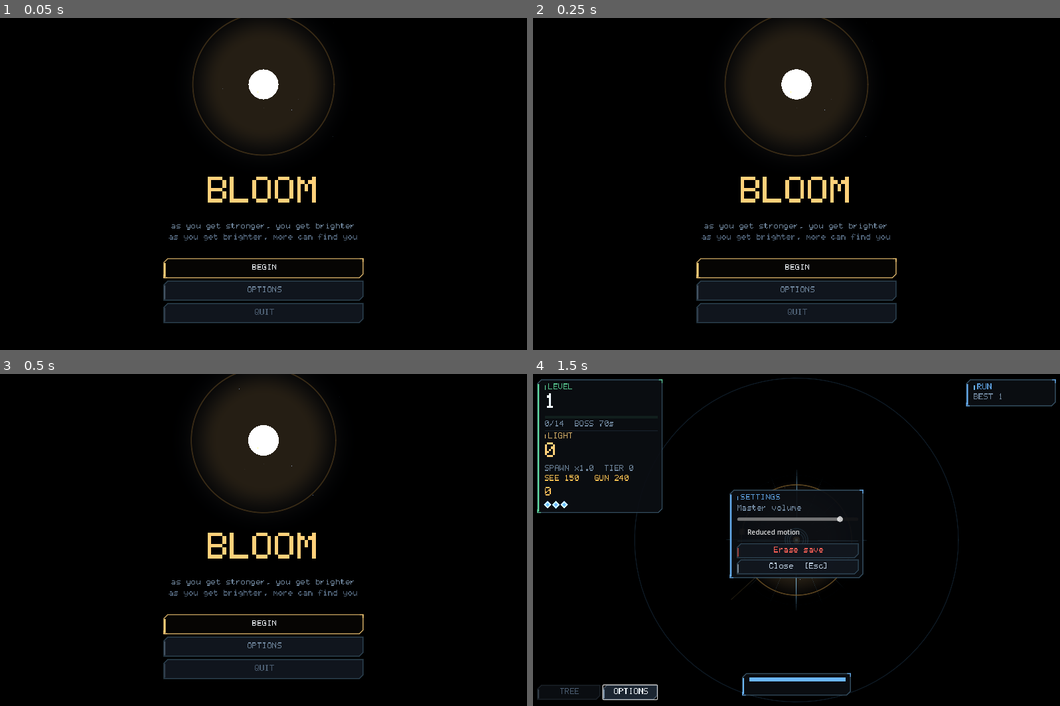
Above: before the commit, frames 1-4 (two rows, left to right).
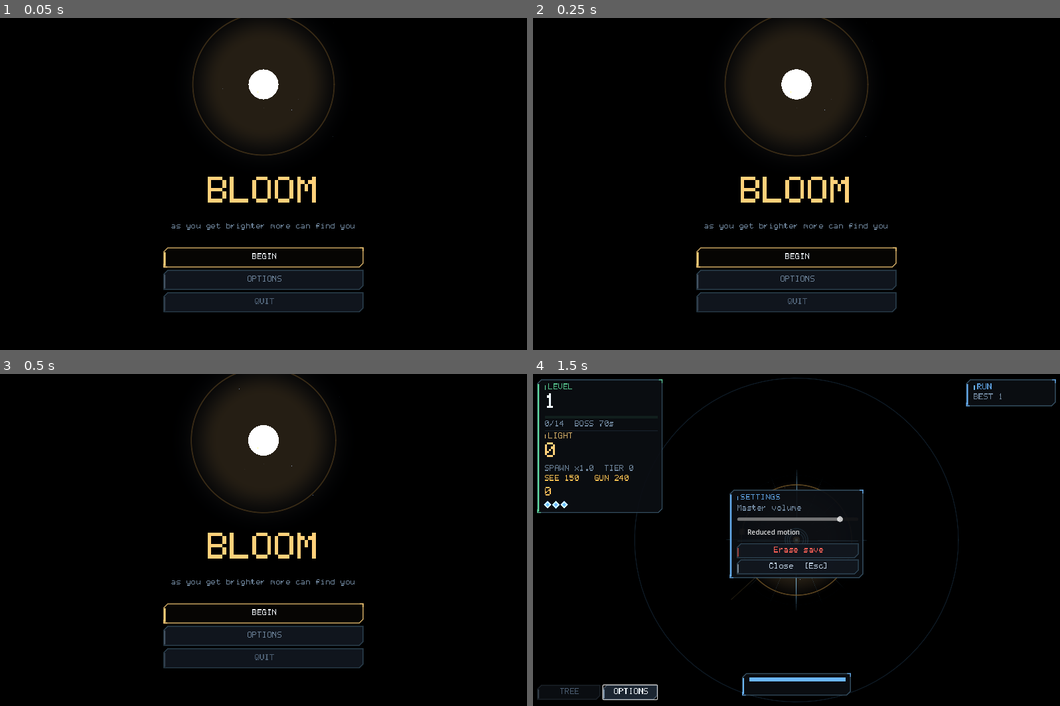
Above: after the commit, the same moments.

Repository: joseph-bergin/bloom
Game: Godot game, scene res://scenes/TitleScreen.tscn
The game is run twice, just before and just after one commit, with the same random seed, the same clock (stepped at 60 frames per second) and the same inputs.
Inputs:
- Up to frame 1 (0.05 s): no input
- Up to frame 2 (0.25 s): no input
- Up to frame 3 (0.5 s): no input
- Up to frame 4 (1.5 s): click "BEGIN" at 0.5 s; click "OPTIONS" at 1.25 s

The runs differ from the first frame. In frame 1, 4.3% of the frame differs, in the area x 30-70%, y 61-92%; in frame 2, 4.3%; in frame 3, 4.3%; in frame 4, nothing differs.

Commit message:
One line under the title
Co-Authored-By: Claude Opus 5 <noreply@anthropic.com>

Diff:
--- a/scenes/TitleScreen.gd
+++ b/scenes/TitleScreen.gd
@@ -74,10 +74,8 @@
 
 	col.add_child(_centred("BLOOM", UITheme.LUM, UITheme.TITLE))
 	col.add_child(_spacer(10))
-	col.add_child(_centred("as you get stronger, you get brighter",
+	col.add_child(_centred("as you get brighter more can find you",
 		UITheme.TEXT_DIM, UITheme.TINY))
-	col.add_child(_centred("as you get brighter, more can find you",
-		UITheme.TEXT_FAINT, UITheme.TINY))
 	col.add_child(_spacer(28))
 
 	_menu = VBoxContainer.new()
